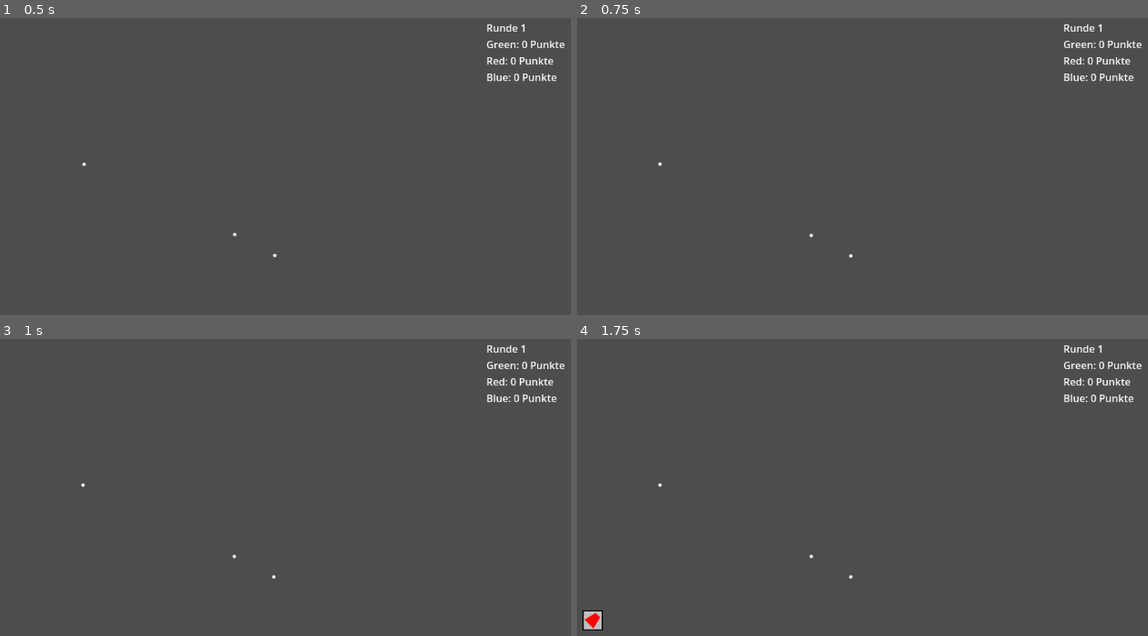
Above: before the commit, frames 1-4 (two rows, left to right).
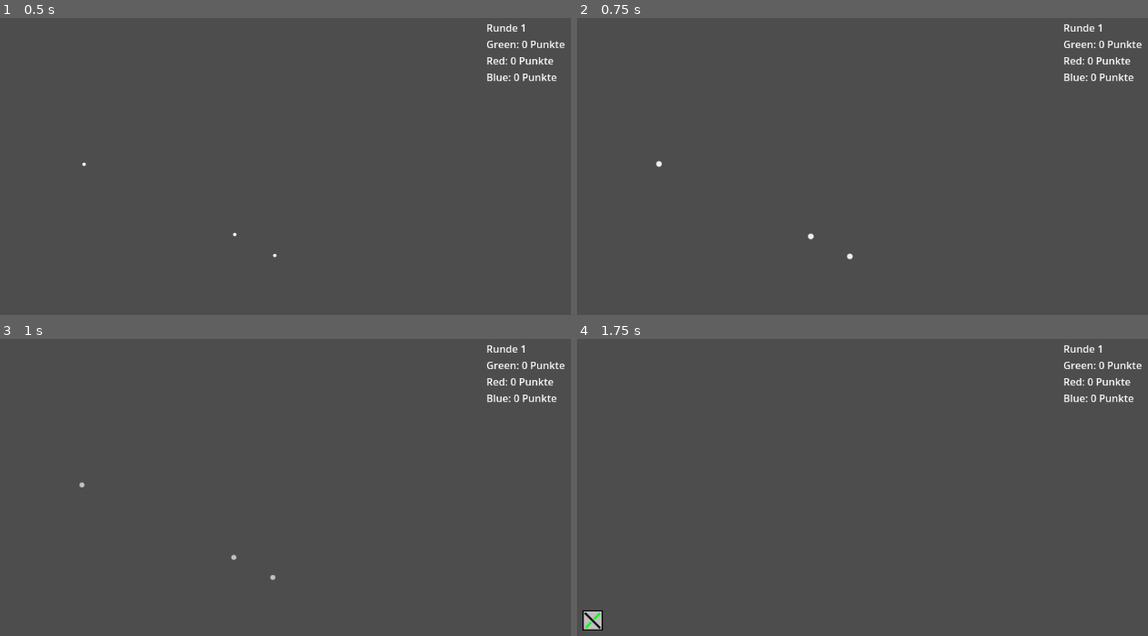
Above: after the commit, the same moments.

Repository: Georg2002/Achtung-die-Kurve
Game: Godot game, scene res://MainScene.tscn
Same seed, same stepped clock (60 frames per second), same inputs: the game is played once before the commit and once after it.
Inputs:
- Up to frame 1 (0.5 s): no input
- Up to frame 2 (0.75 s): tap Enter at 0.5 s; hold D from 0.53 s (still down); tap Space (start) at 0.6 s
- Up to frame 3 (1 s): keep holding D
- Up to frame 4 (1.75 s): tap Space (start) at 1.25, 1.35 s; release D at 1.28 s; hold S from 1.28 s (still down)

Frame 1 is identical in both runs. In frame 2, less than 0.1% of the frame differs, in the area x 13-49%, y 48-82%; in frame 3, less than 0.1%; in frame 4, 0.1%, in the area x 1-49%, y 48-98%.

Commit message:
more items, death animation

Diff:
--- a/CanvasTest.gd
+++ b/CanvasTest.gd
@@ -26,14 +26,15 @@
 	player.playerPosition.y < radius or
 	viewportSize.x - player.playerPosition.x < radius or
 	viewportSize.y - player.playerPosition.y < radius):
-		return true
+		return not player.noborder
+
 	for y in range(-radius, radius):
 		var x = max(player.playerWidth / 2, 2)
 		var offset = Vector2(x, y).rotated(player.playerRotation)
 		var testPos = player.playerPosition + offset
 		if (testPos.x < 0 or testPos.y < 0 or
 		testPos.x > viewportSize.x or testPos.y > viewportSize.y):
-			return true
+			return not player.noborder
 		var pixel = root_view_image.get_pixel(testPos.x, testPos.y)
 		if pixel != Color.BLACK:
 			print(pixel)
@@ -99,14 +100,13 @@
 		var playersAlive = players.size()
 		for player in players:
 			var steps = ceil(delta * player.velocity / 3.0)#check every 3 pixels
-			var deadTimer = 0.000
 			player.playerLastRotation = player.playerRotation
 			player.playerLastPosition = player.playerPosition
 			for i in range(steps):
 				if not player.dead:
-					deadTimer = 5 / player.velocity
+					player.deadTimer = 3 / player.velocity
 					player.dead = detectCollision(player)
-				if deadTimer > 0:
+				if player.deadTimer > 0:
 					player.move(delta / steps)
 					var collectedItem = detectItemCollect(player)
 					if collectedItem != null:
@@ -129,7 +129,7 @@
 
 			if player.dead:
 				playersAlive -= 1
-				deadTimer -= delta
+				player.deadTimer -= delta
 			#if playersAlive == 1:
 				#stateVar = States.END
 
@@ -184,4 +184,9 @@
 			var rotStart = player.playerLastRotation-dir*PI/2
 			var rotEnd = player.playerRotation-dir*PI/2*0.99#0.99 to make segments overlap better
 			draw_arc(center, radius, rotStart, rotEnd, 20, player.color, player.playerWidth)
+
+		if player.dead and player.deadTimer > -0.1:#make a kind of endcap for dead players
+			draw_circle(player.playerPosition, player.playerWidth / 2, player.color, true, -1)
+		if player.noborder:
+			player.WarpThroughBorder(viewportSize)
 	pass
--- /dev/null
+++ b/ItemNoBorder.gd
@@ -0,0 +1,26 @@
+extends Item
+
+class_name ItemNoBorder
+
+func _init():
+	self.texture = ImageTexture.create_from_image(Image.load_from_file("ItemNoBorder.png"))
+	self.effectType = EffectTypes.UNIVERSAL
+	pass
+
+var redundant = false
+
+func apply(player : Wurm) -> void:
+	self.timer = 10
+
+	if player.noborder:#already active
+		var t = typeof(self)
+		for item in player.items:
+			if typeof(item) == t:
+				item.timer = self.timer
+		self.timer = -1#kill as soon as possible
+		self.redundant = true
+	player.noborder = true
+
+func unapply(player : Wurm) -> void:
+	if not self.redundant:
+		player.noborder = false
--- a/Items.gd
+++ b/Items.gd
@@ -22,6 +22,6 @@
 func isFinished() -> bool:
 	return timer < 0
 
-static var ItemTypes = [ItemThinPositive, ItemThinNegative]#ItemFatPositive, ItemFatNegative
+static var ItemTypes = [ItemNoBorder]#, ItemThinPositive, ItemThinNegative, ItemFatPositive, ItemFatNegative]
 static func getRandomItem() -> Item:
 	return ItemTypes[randi_range(0, ItemTypes.size() - 1)].new()
--- a/Players.gd
+++ b/Players.gd
@@ -11,11 +11,23 @@
 var gapSpacingTimer = 0
 var gapLengthTimer = 0
 var dead = false
+var deadTimer : float = 0
 var keyLeft : int
 var keyRight : int
 var color : Color
 var name : String
 var score : int = 0
+var noborder : bool = false
+
+func WarpThroughBorder(arenaSize : Vector2):
+	if playerPosition.x < 0:
+		playerPosition.x = arenaSize.x + playerPosition.x
+	elif playerPosition.x > arenaSize.x:
+		playerPosition.x = playerPosition.x - arenaSize.x
+	if playerPosition.y < 0:
+		playerPosition.y = arenaSize.y + playerPosition.y
+	elif playerPosition.y > arenaSize.y:
+		playerPosition.y = playerPosition.y - arenaSize.y
 
 func _init(playerName : String, playerColor : Color,  playerKeyLeft : int, playerKeyRight : int):
 	self.name = playerName
--- a/UpperDrawLayer.gd
+++ b/UpperDrawLayer.gd
@@ -9,14 +9,16 @@
 
 # Called every frame. 'delta' is the elapsed time since the previous frame.
 func _process(_delta: float) -> void:
-
-
-
 	queue_redraw()
 
 func _draw():
 	for item in primaryNode.items:
 		draw_texture_rect(item.texture, Rect2(item.position - item.size / 2, item.size), false)
 	for player in primaryNode.players:
-		#draw_circle(player.playerPosition, player.playerWidth / 2, player.color)
-		draw_circle(player.playerPosition, player.playerWidth / 2 , Color.WHITE, true, -1, true)
+		if player.deadTimer < 0:#fade out dead player heads
+			if -player.deadTimer < 1:#less than a second passed
+				var color = Color(Color.WHITE, 1+player.deadTimer)
+				var scale = (2 + player.deadTimer)
+				draw_circle(player.playerPosition, player.playerWidth / 2 * scale, color, true, -1, true)
+		else:
+			draw_circle(player.playerPosition, player.playerWidth / 2 , Color.WHITE, true, -1, true)
Not shown, added: ItemNoBorder.gd.uid
Binary file added: ItemNoBorder.png
Not shown, added: ItemNoBorder.png.import
